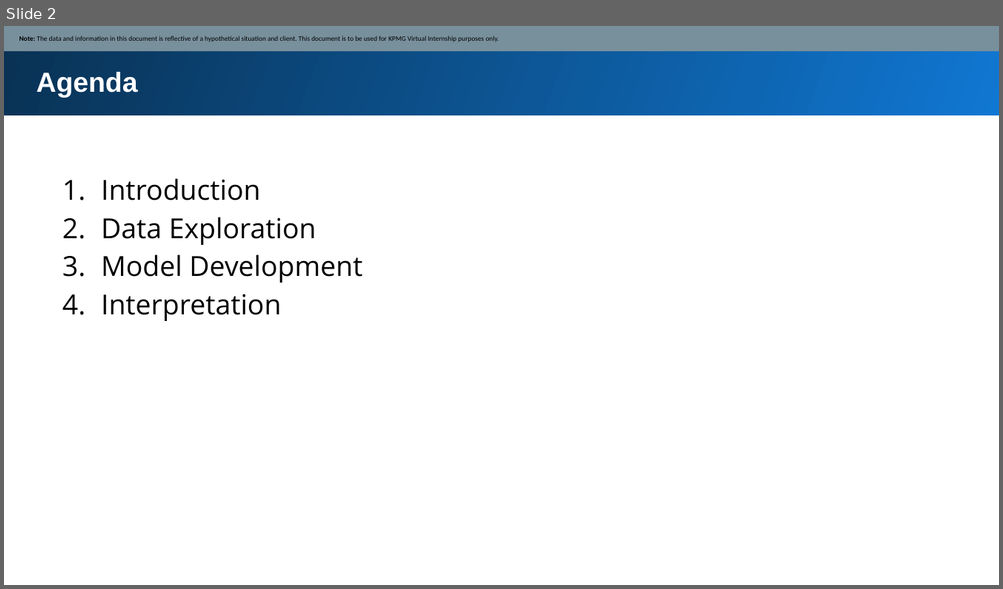
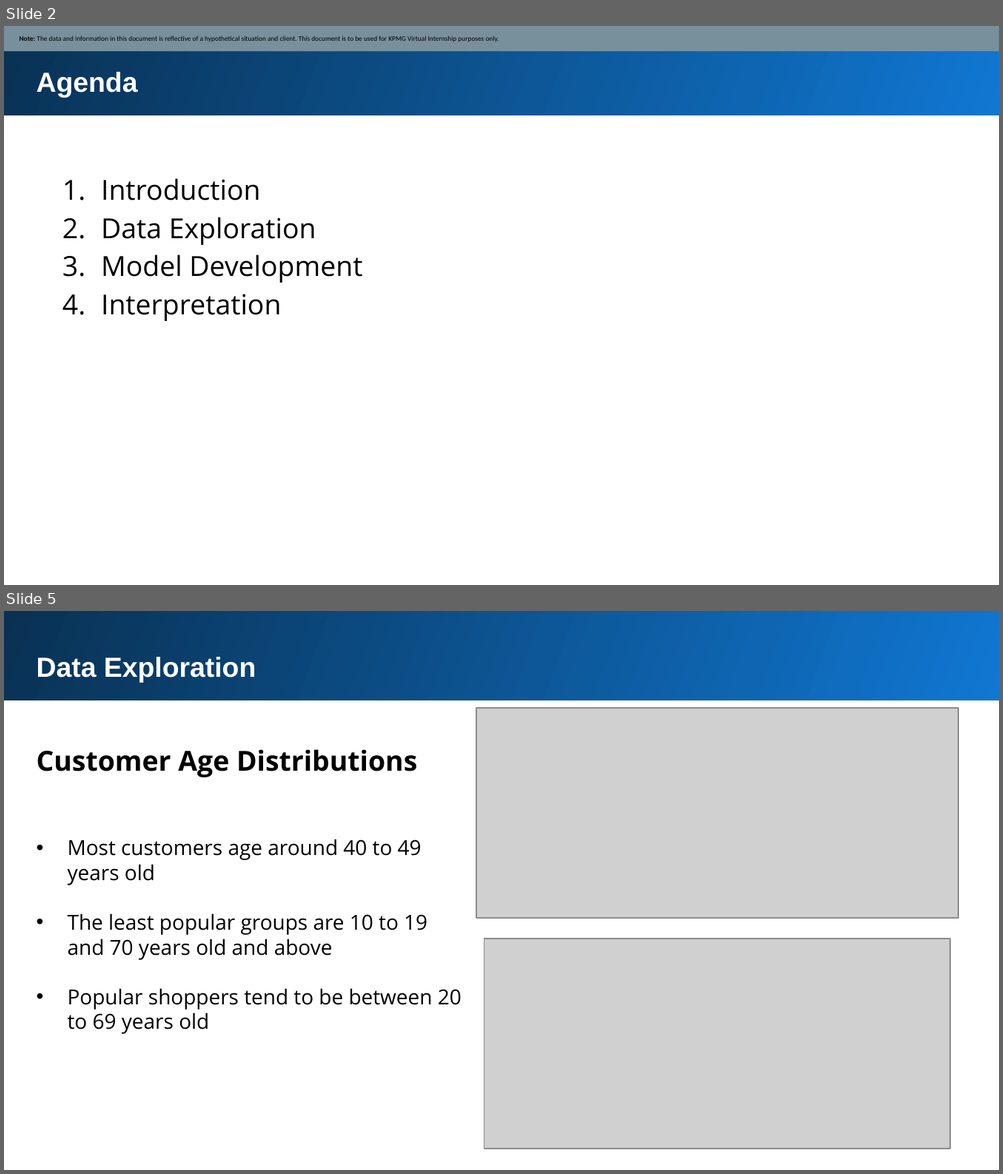
Before and after one commit to daniel8691/Market_strategy_analysis, a slide deck: Module_two/Module_2_Template_slide.pptx. Shown one above the other, each under a label of ours: slide 2 before the commit, slides 2 and 5 after it; the slides between them are not shown. The pictures are 1003x589 and 1003x1174 pixels, drawn with LibreOffice and Linux fonts; fonts in the diff are those of the drawing; grey boxes stand for pictures. Boxes give left, top, right and bottom in pixels: in the first picture for what was removed or moved away, otherwise in the second. Text is boxed around its words. In the diff, an @@ line names an element or a change of style, - is before the commit and + after.

```diff
--- a/Module_two/Module_2_Template_slide.pptx
+++ b/Module_two/Module_2_Template_slide.pptx
@@ slide 5 added at [4,611,999,1170], background #FFFFFF @@
@@ rectangle added at [4,611,999,701], fill gradient #1077D2 to #093153 @@
@@ text added at [37,657,256,683], 20 pt, text #FFFFFF, bold @@
+Data Exploration
@@ picture added at [476,707,959,917] @@
@@ text added at [37,749,417,777], 20 pt, text #000000, bold @@
+Customer Age Distributions
@@ text added at [68,839,461,1034], 15 pt, text #000000 @@
+• Most customers age around 40 to 49 years old
+• The least popular groups are 10 to 19 and 70 years old and above
+• Popular shoppers tend to be between 20 to 69 years old
@@ picture added at [484,940,950,1149] @@
```
Also in this commit, not shown: 1 slide changed, 11 other slides added, 5 slides removed, 17 other files.
